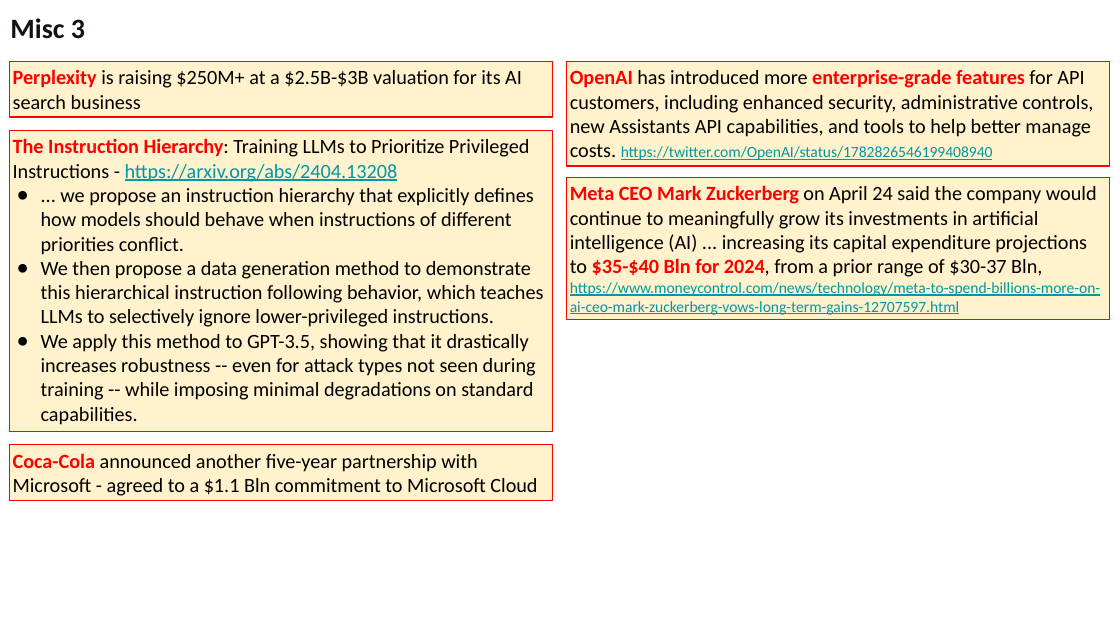
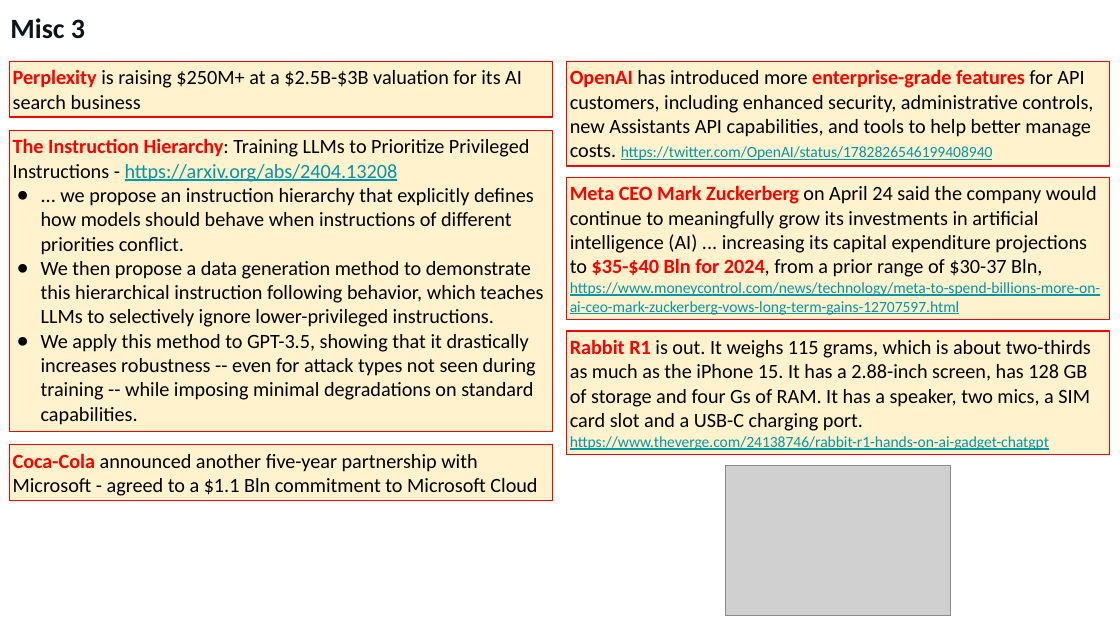
Before and after one commit to lselector/seminar, a slide deck: slide 12 of 2024/2024-04-26-AI-Updates.pptx. Drawn at 1120x630 pixels with LibreOffice and Linux fonts; fonts in the diff are those of the drawing; grey boxes stand for pictures. Boxes give left, top, right and bottom in pixels: in the first picture for what was removed or moved away, otherwise in the second. Text is boxed around its words. In the diff, an @@ line names an element or a change of style, - is before the commit and + after.

```diff
--- a/2024/2024-04-26-AI-Updates.pptx
+++ b/2024/2024-04-26-AI-Updates.pptx
@@ rectangle added at [567,332,1110,455], fill #FFF2CC, outline #FF0000 0.75 pt, 13 pt, text #000000 @@
+Rabbit R1 is out. It weighs 115 grams, which is about two-thirds as much as the iPhone 15. It has a 2.88-inch screen, has 128 GB of storage and four Gs of RAM. It has a speaker, two mics, a SIM card slot and a USB-C charging port.
+https://www.theverge.com/24138746/rabbit-r1-hands-on-ai-gadget-chatgpt
@@ picture added at [726,466,951,616] @@
```
Also in this commit, not shown: 3 other slides changed.
